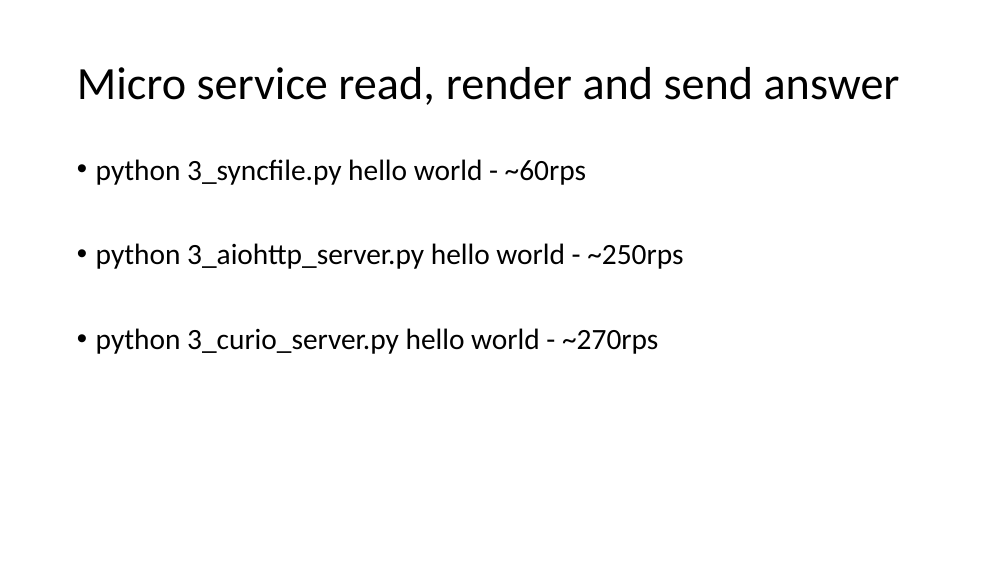
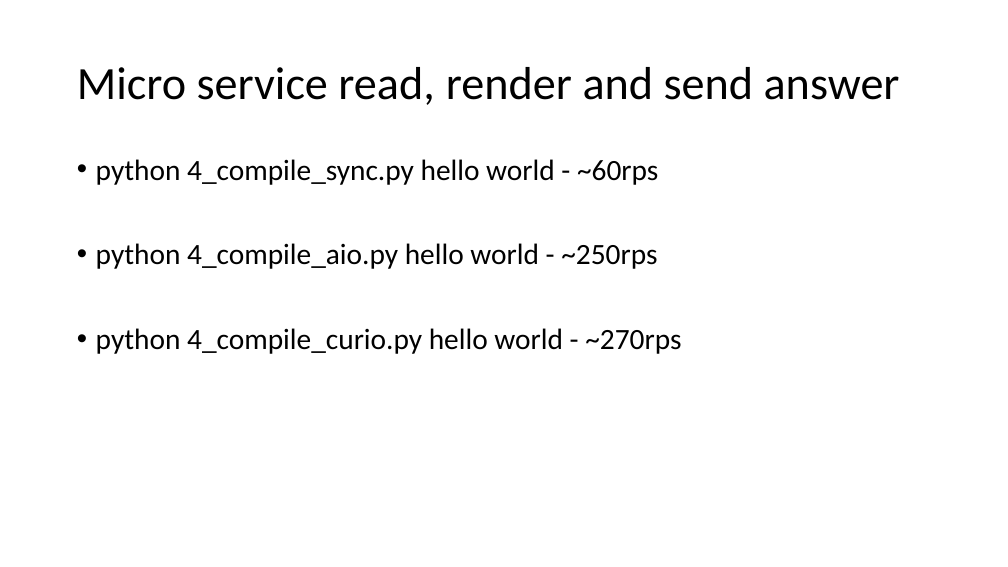
Before and after one commit to dhruba13/Django-Admin-Tricks, a slide deck: slide 15 of curio_async/docs/Asyncio_in_alternative_reality.pptx (slide 14 before the commit). Drawn at 1008x567 pixels with LibreOffice and Linux fonts; fonts in the diff are those of the drawing. Boxes give left, top, right and bottom in pixels: in the first picture for what was removed or moved away, otherwise in the second. Text is boxed around its words. In the diff, an @@ line names an element or a change of style, - is before the commit and + after.

```diff
--- a/curio_async/docs/Asyncio_in_alternative_reality.pptx
+++ b/curio_async/docs/Asyncio_in_alternative_reality.pptx
@@ text at [96, 159, 681, 354]: text changed @@
-• python 3_syncfile.py hello world - ~60rps
-• python 3_aiohttp_server.py hello world - ~250rps
-• python 3_curio_server.py hello world - ~270rps
+• python 4_compile_sync.py hello world - ~60rps
+• python 4_compile_aio.py hello world - ~250rps
+• python 4_compile_curio.py hello world - ~270rps
```
Also in this commit, not shown: 1 other slide changed, 3 slides added, 6 other files.
